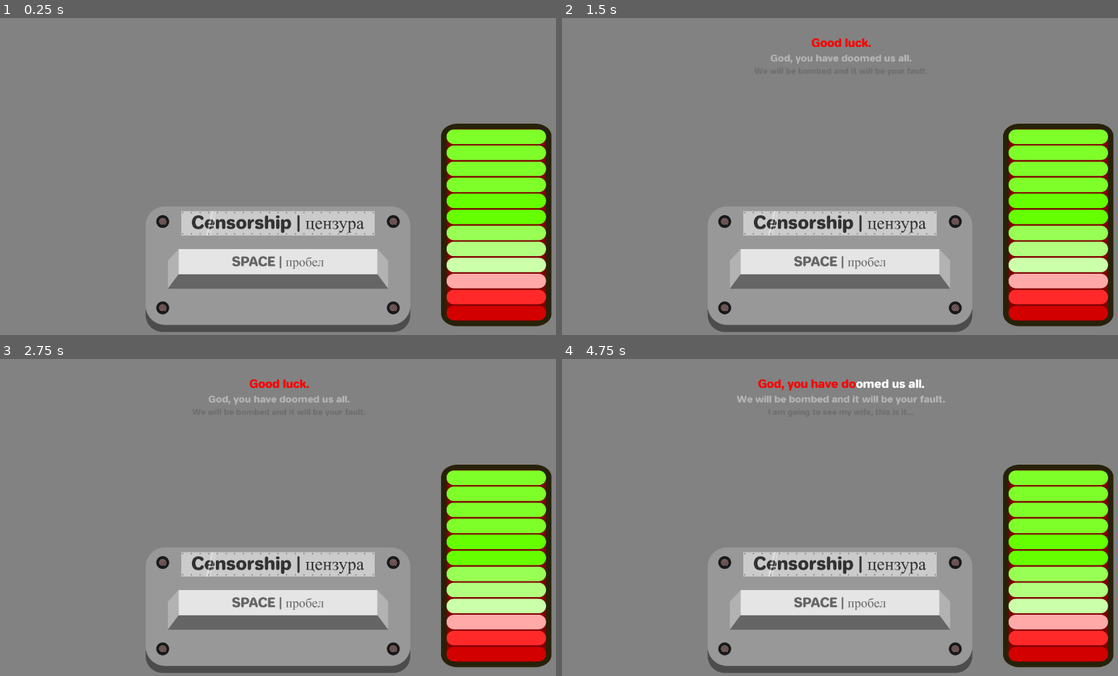
Above: before the commit, frames 1-4 (two rows, left to right).
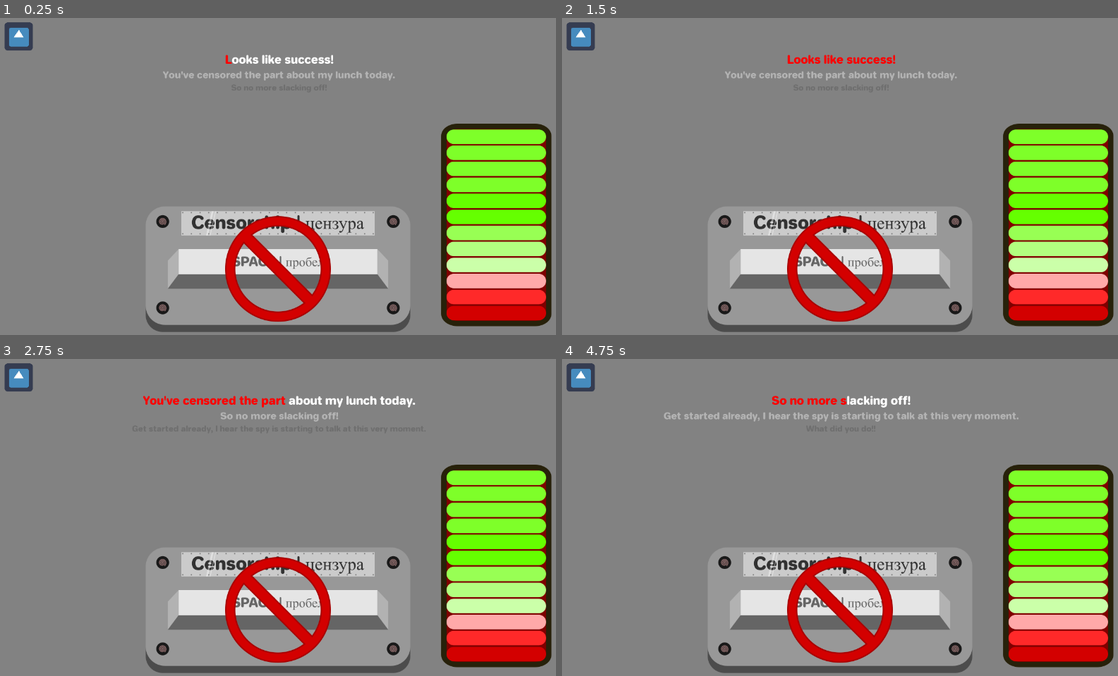
Above: after the commit, the same moments.

Repository: panorb/ludum-dare-49
Game: Godot game, scene res://Game/Game.tscn
Two runs of this game, one before a commit and one after it. Both use one fixed random seed, a clock stepped at 60 frames per second and the inputs below. The engine's default icon, where the game draws it, is replaced by a stand-in: a white triangle on a blue panel in a dark square. Sound files missing from this copy of the repository are replaced by a short silence.
Inputs (mouse positions are in pixels of both pictures, inside the frame that each line leads up to):
- Up to frame 1 (0.25 s): no input
- Up to frame 2 (1.5 s): click (840, 268) at 0.52 s; click (840, 37) at 1.27 s
- Up to frame 3 (2.75 s): click (278, 609) at 2.02 s
- Up to frame 4 (4.75 s): click (840, 378) at 2.77 s; click (840, 609) at 3.52 s; click (840, 378) at 4.27 s

The runs differ from the first frame. In frame 1, 3.6% of the frame differs, in the area x 0-72%, y 1-96%; in frame 2, 3.9%; in frame 3, 4.1%; in frame 4, 4.6%, in the area x 0-83%, y 1-96%.
Error before the commit: Parse Error: The identifier "control_panel" isn't declared in the current scope. (res://Game/game.gd:26)

Commit message:
Base class for playback

Diff:
--- a/godot/Evaluation/Evaluation.tscn
+++ b/godot/Evaluation/Evaluation.tscn
@@ -1,7 +1,8 @@
-[gd_scene load_steps=3 format=2]
+[gd_scene load_steps=4 format=2]
 
 [ext_resource path="res://Evaluation/evaluation.gd" type="Script" id=1]
 [ext_resource path="res://Playback/Playback.tscn" type="PackedScene" id=2]
+[ext_resource path="res://Playback/evaluation-playback.gd" type="Script" id=3]
 
 [node name="Evaluation" type="Control"]
 anchor_right = 1.0
@@ -12,6 +13,7 @@
 }
 
 [node name="Playback" parent="." instance=ExtResource( 2 )]
+script = ExtResource( 3 )
 
 [node name="LeakedInformationLabel" type="RichTextLabel" parent="."]
 margin_left = 199.8
--- a/godot/Evaluation/evaluation.gd
+++ b/godot/Evaluation/evaluation.gd
@@ -11,6 +11,9 @@
 	playback.connect("information_passed", self, "_on_information_passed")
 
 func initialize(data):
+	# FIXME Is the character name correct?
+	playback.initialize(data, "russian-officer")
+
 	# Add all information
 	for information_name in data["information"].keys():
 		var information = data["information"][information_name]
--- a/godot/Game/Game.tscn
+++ b/godot/Game/Game.tscn
@@ -1,10 +1,12 @@
-[gd_scene load_steps=6 format=2]
+[gd_scene load_steps=8 format=2]
 
 [ext_resource path="res://Game/game.gd" type="Script" id=1]
 [ext_resource path="res://Playback/Playback.tscn" type="PackedScene" id=2]
 [ext_resource path="res://Game/RepeatChoice/RepeatChoice.tscn" type="PackedScene" id=3]
 [ext_resource path="res://Game/EnergyMeter/EnergyMeter.tscn" type="PackedScene" id=4]
 [ext_resource path="res://Game/CensorButton/CensorButton.tscn" type="PackedScene" id=5]
+[ext_resource path="res://Playback/interactive-playback.gd" type="Script" id=6]
+[ext_resource path="res://Evaluation/Evaluation.tscn" type="PackedScene" id=7]
 
 [node name="Game" type="Control"]
 anchor_right = 1.0
@@ -15,6 +17,7 @@
 }
 
 [node name="Playback" parent="." instance=ExtResource( 2 )]
+script = ExtResource( 6 )
 
 [node name="CensorButton" parent="." instance=ExtResource( 5 )]
 anchor_left = 0.5
@@ -43,6 +46,8 @@
 [node name="RepeatChoice" parent="." instance=ExtResource( 3 )]
 mouse_filter = 0
 
+[node name="Evaluation" parent="." instance=ExtResource( 7 )]
+
 [connection signal="button_down" from="CensorButton" to="." method="_on_CensorButton_button_down"]
 [connection signal="button_up" from="CensorButton" to="." method="_on_CensorButton_button_up"]
 [connection signal="proceed_selected" from="RepeatChoice" to="." method="_on_RepeatChoice_proceed_selected"]
--- a/godot/Game/game.gd
+++ b/godot/Game/game.gd
@@ -4,6 +4,7 @@
 onready var repeat_choice = get_node("RepeatChoice")
 onready var censor_button = get_node("CensorButton")
 onready var energy_meter = get_node("EnergyMeter")
+onready var evaluation = get_node("Evaluation")
 
 export(int) var energy_regeneration_multiplier = 520
 export(int) var energy_depletion_multiplier = 140
@@ -23,7 +24,7 @@
 		energy_meter.value -= energy_regeneration_multiplier * delta
 
 		if energy_meter.value == 0:
-			control_panel.stop_censoring()
+			playback.stop_censoring()
 	else:
 		energy_meter.value += energy_depletion_multiplier * delta
 
@@ -33,9 +34,9 @@
 
 func _start_chapter(chapter_id):
 	censor_button.enabled = chapter_id in censorship_allowed
-	control_panel.play_chapter(chapter_id)
+	playback.play_chapter(chapter_id)
 
-func _on_chapter_ended(chapter_id):
+func _on_chapter_ended(chapter_id : String, saved_data : Dictionary) -> void:
 	last_ended_chapter = chapter_id
 
 	# Russischer Anfang
@@ -50,6 +51,8 @@
 
 	if chapter_id == "example":
 		# TODO: Auswertung hier einfügen
+		evaluation.initialize(saved_data, "russian-officer")
+		evaluation.play_chapter(chapter_id)
 		# TODO: Richtige Voicezeile (Success oder Failure) als Anmerkung des Officers auswählen
 		_start_chapter("example-failure")
 
--- a/godot/Playback/Playback.tscn
+++ b/godot/Playback/Playback.tscn
@@ -1,12 +1,13 @@
-[gd_scene load_steps=10 format=2]
+[gd_scene load_steps=11 format=2]
 
 [ext_resource path="res://Playback/subtitle-label.gd" type="Script" id=1]
 [ext_resource path="res://Recordings/json-file-parser.gd" type="Script" id=2]
 [ext_resource path="res://Shared/Fonts/jelle-bold.ttf" type="DynamicFontData" id=3]
 [ext_resource path="res://Playback/subtitle-animation-player.gd" type="Script" id=4]
-[ext_resource path="res://Playback/white-noise.ogg" type="AudioStream" id=5]
+[ext_resource path="res://icon.png" type="Texture" id=5]
 [ext_resource path="res://Shared/Fonts/jelle-bold-26.tres" type="DynamicFont" id=6]
-[ext_resource path="res://Playback/playback.gd" type="Script" id=7]
+[ext_resource path="res://Playback/playback-base.gd" type="Script" id=7]
+[ext_resource path="res://Playback/white-noise.ogg" type="AudioStream" id=8]
 
 [sub_resource type="DynamicFont" id=1]
 size = 22
@@ -28,7 +29,7 @@
 anchor_right = 1.0
 anchor_bottom = 1.0
 margin_left = 20.0
-margin_top = 40.0
+margin_top = 10.0
 margin_right = -20.0
 margin_bottom = -10.0
 grow_horizontal = 2
@@ -37,17 +38,27 @@
 "_edit_use_anchors_": false
 }
 
-[node name="SubtitlesContainer" type="VBoxContainer" parent="MarginContainer"]
+[node name="VBoxContainer" type="VBoxContainer" parent="MarginContainer"]
 margin_right = 1240.0
-margin_bottom = 670.0
+margin_bottom = 700.0
+
+[node name="CensorButton" type="TextureButton" parent="MarginContainer/VBoxContainer"]
+margin_right = 1240.0
+margin_bottom = 64.0
+texture_normal = ExtResource( 5 )
+
+[node name="SubtitlesContainer" type="VBoxContainer" parent="MarginContainer/VBoxContainer"]
+margin_top = 68.0
+margin_right = 1240.0
+margin_bottom = 700.0
 size_flags_horizontal = 3
 size_flags_vertical = 3
 script = ExtResource( 1 )
 
-[node name="AnimationPlayer" type="AnimationPlayer" parent="MarginContainer/SubtitlesContainer"]
+[node name="AnimationPlayer" type="AnimationPlayer" parent="MarginContainer/VBoxContainer/SubtitlesContainer"]
 script = ExtResource( 4 )
 
-[node name="Line1" type="RichTextLabel" parent="MarginContainer/SubtitlesContainer"]
+[node name="Line1" type="RichTextLabel" parent="MarginContainer/VBoxContainer/SubtitlesContainer"]
 margin_right = 1240.0
 margin_bottom = 33.0
 custom_fonts/normal_font = ExtResource( 6 )
@@ -57,7 +68,7 @@
 "_edit_use_anchors_": false
 }
 
-[node name="Line2" type="RichTextLabel" parent="MarginContainer/SubtitlesContainer"]
+[node name="Line2" type="RichTextLabel" parent="MarginContainer/VBoxContainer/SubtitlesContainer"]
 margin_top = 37.0
 margin_right = 1240.0
 margin_bottom = 65.0
@@ -69,7 +80,7 @@
 "_edit_use_anchors_": false
 }
 
-[node name="Line3" type="RichTextLabel" parent="MarginContainer/SubtitlesContainer"]
+[node name="Line3" type="RichTextLabel" parent="MarginContainer/VBoxContainer/SubtitlesContainer"]
 margin_top = 69.0
 margin_right = 1240.0
 margin_bottom = 92.0
@@ -81,12 +92,11 @@
 "_edit_use_anchors_": false
 }
 
+[node name="WhiteNoisePlayer" type="AudioStreamPlayer" parent="."]
+stream = ExtResource( 8 )
+volume_db = -12.0
+
 [node name="AudioStreamPlayer" type="AudioStreamPlayer" parent="."]
-
-[node name="WhiteNoisePlayer" type="AudioStreamPlayer" parent="."]
-stream = ExtResource( 5 )
-volume_db = -10.0
-pitch_scale = 2.0
 
 [node name="JsonFileParser" type="Node" parent="."]
 script = ExtResource( 2 )
--- /dev/null
+++ b/godot/Playback/evaluation-playback.gd
@@ -0,0 +1,8 @@
+class_name EvaluationPlayback
+extends Playback
+
+func initialize(data, character_name : String):
+	subtitles_container.map_subtitles_to_animation(data)
+
+	var filepath_recording := "res://Recordings/" + character_name + ".wav"
+	audio_stream_player.stream = load(filepath_recording)
--- a/godot/Playback/interactive-playback.gd
+++ b/godot/Playback/interactive-playback.gd
@@ -1,16 +1,69 @@
-extends Node
+class_name InteractivePlayback
+extends Playback
 
+var censoring : bool = false
 
-# Declare member variables here. Examples:
-# var a = 2
-# var b = "text"
+func load_character(character_name : String) -> void:
+	var filepath_subtitles := "res://Recordings/" + character_name + ".json"
+	subtitles = json_file_parser.parse_file(filepath_subtitles)
+	subtitles_container.map_subtitles_to_animation(subtitles)
 
+	var filepath_recording := "res://Recordings/" + character_name + ".wav"
+	audio_stream_player.stream = load(filepath_recording)
 
-# Called when the node enters the scene tree for the first time.
 func _ready():
-	pass # Replace with function body.
+	._ready()
+	load_character("russian-officer")
+	play_chapter("good-luck")
 
+func start_censoring():
+	censoring = true
+	audio_stream_player.volume_db = -30
+	white_noise_player.play()
 
-# Called every frame. 'delta' is the elapsed time since the previous frame.
-#func _process(delta):
-#	pass
+	if last_index < 0:
+		return
+	if subtitles["timing"][last_index]["status"] == "running":
+		_set_start_cursor(last_index)
+
+func stop_censoring():
+	censoring = false
+	audio_stream_player.volume_db = 0
+	white_noise_player.stop()
+
+	if last_index < 0:
+		return
+	if subtitles["timing"][last_index]["status"] == "running":
+		_set_end_cursor(last_index)
+
+func _on_text_started(index):
+	._on_text_started(index)
+
+	if censoring:
+		_set_start_cursor(index)
+
+func _on_text_ended(index):
+	._on_text_ended(index)
+
+	if censoring:
+		_set_end_cursor(index)
+
+func _set_start_cursor(index: int) -> void:
+	var censor_interval = {
+		"start_position": subtitles_container.last_cursor_position
+	}
+	if not "censored_intervals" in subtitles["timing"][index].keys():
+		subtitles["timing"][index]["censored_intervals"] = [censor_interval]
+	else:
+		subtitles["timing"][index]["censored_intervals"].append(censor_interval)
+	subtitles_container.update_censored_intervals(index, subtitles["timing"][index]["censored_intervals"])
+
+func _set_end_cursor(index: int) -> void:
+	var cursor_position = subtitles_container.last_cursor_position
+
+	if subtitles["timing"][index]["status"] == "finished":
+		cursor_position = subtitles["timing"][index]["text"].length()
+
+	subtitles["timing"][index]["censored_intervals"][-1]["end_position"] \
+		= cursor_position
+	subtitles_container.update_censored_intervals(index, subtitles["timing"][index]["censored_intervals"])
--- a/godot/Playback/playback-base.gd
+++ b/godot/Playback/playback-base.gd
@@ -4,17 +4,54 @@
 onready var subtitles_container = get_node("MarginContainer/VBoxContainer/SubtitlesContainer")
 onready var json_file_parser = get_node("JsonFileParser")
 onready var audio_stream_player = get_node("AudioStreamPlayer")
-onready var censor_button = get_node("MarginContainer/VBoxContainer/CensorButton")
-# Declare member variables here. Examples:
-# var a = 2
-# var b = "text"
+onready var white_noise_player = get_node("WhiteNoisePlayer")
 
+var subtitles = null
+var last_index : int = -1
+var current_chapter = ""
+var chapter_ended_signal_sended = false
 
-# Called when the node enters the scene tree for the first time.
+signal text_ended(timing)
+signal chapter_ended(chapter_id)
+signal information_passed(timing, timings_index)
+
+func play_chapter(chapter_id : String) -> void:
+	assert(chapter_id in subtitles["chapter"])
+	var start_position = subtitles["chapter"][chapter_id]["start"]
+
+	audio_stream_player.play(start_position)
+	subtitles_container.start_subtitles(start_position)
+
+	current_chapter = chapter_id
+	chapter_ended_signal_sended = false
+
+func _process(_delta):
+	var end_position = 0.0
+
+	if current_chapter:
+		end_position = subtitles["chapter"][current_chapter]["end"]
+
+	if audio_stream_player.get_playback_position() >= end_position:
+		subtitles_container.stop_subtitles()
+
+		if audio_stream_player.playing:
+			audio_stream_player.stop()
+
+		if not chapter_ended_signal_sended:
+			chapter_ended_signal_sended = true
+			emit_signal("chapter_ended", current_chapter, subtitles)
+
 func _ready():
-	pass # Replace with function body.
+	subtitles_container.connect("text_started", self, "_on_text_started")
+	subtitles_container.connect("text_ended", self, "_on_text_ended")
 
+func _on_text_started(index):
+	last_index = index
+	subtitles["timing"][last_index]["status"] = "running"
 
-# Called every frame. 'delta' is the elapsed time since the previous frame.
-#func _process(delta):
-#	pass
+func _on_text_ended(index):
+	subtitles["timing"][index]["status"] = "finished"
+
+	emit_signal("text_ended", subtitles["timing"][index])
+	if "information" in subtitles["timing"][index]:
+		emit_signal("information_passed", subtitles["timing"][index], index)
--- a/godot/Playback/playback.gd
+++ /dev/null
@@ -1,125 +0,0 @@
-extends Control
-
-onready var subtitles_container = get_node("MarginContainer/SubtitlesContainer")
-onready var json_file_parser = get_node("JsonFileParser")
-onready var audio_stream_player = get_node("AudioStreamPlayer")
-onready var white_noise_player = get_node("WhiteNoisePlayer")
-
-export(String) var filename_subtitles
-export(String) var filename_recording
-
-var subtitles = null
-var censoring : bool = false
-var last_index : int = -1
-var timestamp = null
-var time_pressed : float = 0.0
-
-var current_chapter = ""
-
-signal text_ended(timing)
-signal chapter_ended(chapter_id)
-signal information_passed(timing, timings_index)
-
-var chapter_ended_signal_sended = false
-
-func load_character(character_name : String) -> void:
-	var filepath_subtitles := "res://Recordings/" + character_name + ".json"
-	subtitles = json_file_parser.parse_file(filepath_subtitles)
-	subtitles_container.map_subtitles_to_animation(subtitles)
-
-	var filepath_recording := "res://Recordings/" + character_name + ".wav"
-	audio_stream_player.stream = load(filepath_recording)
-
-func play_chapter(chapter_id : String) -> void:
-	assert(chapter_id in subtitles["chapter"])
-	var start_position = subtitles["chapter"][chapter_id]["start"]
-
-	audio_stream_player.play(start_position)
-	subtitles_container.start_subtitles(start_position)
-
-	current_chapter = chapter_id
-	chapter_ended_signal_sended = false
-
-func _process(_delta):
-	var end_position = 0.0
-
-	if current_chapter:
-		end_position = subtitles["chapter"][current_chapter]["end"]
-
-	if audio_stream_player.get_playback_position() >= end_position:
-		subtitles_container.stop_subtitles()
-
-		if audio_stream_player.playing:
-			audio_stream_player.stop()
-
-		if not chapter_ended_signal_sended:
-			chapter_ended_signal_sended = true
-			emit_signal("chapter_ended", current_chapter)
-
-func _ready():
-	subtitles_container.connect("text_started", self, "_on_text_started")
-	subtitles_container.connect("text_ended", self, "_on_text_ended")
-
-	load_character("russian-officer")
-	play_chapter("good-luck")
-
-func start_censoring():
-	censoring = true
-	audio_stream_player.volume_db = -30
-	white_noise_player.play()
-
-	if last_index < 0:
-		return
-	if subtitles["timing"][last_index]["status"] == "running":
-		_set_start_cursor(last_index)
-
-func stop_censoring():
-	censoring = false
-	audio_stream_player.volume_db = 0
-	white_noise_player.stop()
-
-	if last_index < 0:
-		return
-	if subtitles["timing"][last_index]["status"] == "running":
-		_set_end_cursor(last_index)
-
-func _on_text_started(index):
-	last_index = index
-	subtitles["timing"][last_index]["status"] = "running"
-
-	if censoring:
-		_set_start_cursor(index)
-
-func _on_text_ended(index):
-	subtitles["timing"][index]["status"] = "finished"
-
-	if censoring:
-		_set_end_cursor(index)
-
-	var coverage = round(subtitles["timing"][index]["time_pressed"] \
-						/ ((subtitles["timing"][index]["end"] - subtitles["timing"][index]["start"]) * 100)) * 10
-
-	emit_signal("text_ended", subtitles["timing"][index])
-	if "information" in subtitles["timing"][index]:
-		emit_signal("information_passed", subtitles["timing"][index], index)
-
-func _set_start_cursor(index: int) -> void:
-	var censor_interval = {
-		"start_position": subtitles_container.last_cursor_position
-	}
-	if not "censored_intervals" in subtitles["timing"][index].keys():
-		subtitles["timing"][index]["censored_intervals"] = [censor_interval]
-	else:
-		subtitles["timing"][index]["censored_intervals"].append(censor_interval)
-	subtitles_container.update_censored_intervals(index, subtitles["timing"][index]["censored_intervals"])
-
-func _set_end_cursor(index: int) -> void:
-	print("CALLED")
-	var cursor_position = subtitles_container.last_cursor_position
-
-	if subtitles["timing"][index]["status"] == "finished":
-		cursor_position = subtitles["timing"][index]["text"].length()
-
-	subtitles["timing"][index]["censored_intervals"][-1]["end_position"] \
-		= cursor_position
-	subtitles_container.update_censored_intervals(index, subtitles["timing"][index]["censored_intervals"])
--- a/godot/project.godot
+++ b/godot/project.godot
@@ -9,12 +9,24 @@
 config_version=4
 
 _global_script_classes=[ {
+"base": "Playback",
+"class": "EvaluationPlayback",
+"language": "GDScript",
+"path": "res://Playback/evaluation-playback.gd"
+}, {
+"base": "Playback",
+"class": "InteractivePlayback",
+"language": "GDScript",
+"path": "res://Playback/interactive-playback.gd"
+}, {
 "base": "Node",
 "class": "Playback",
 "language": "GDScript",
 "path": "res://Playback/playback-base.gd"
 } ]
 _global_script_class_icons={
+"EvaluationPlayback": "",
+"InteractivePlayback": "",
 "Playback": ""
 }
 
